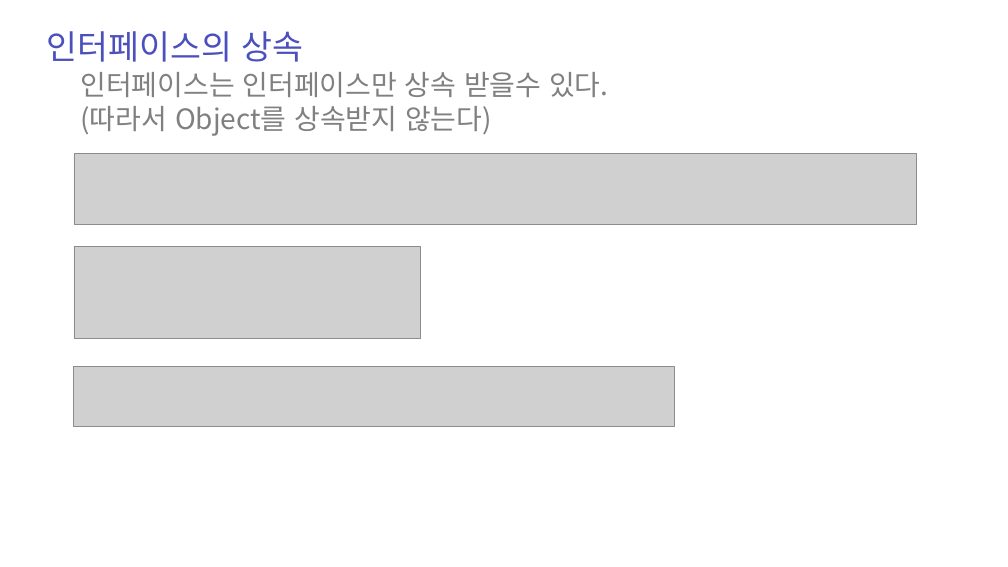
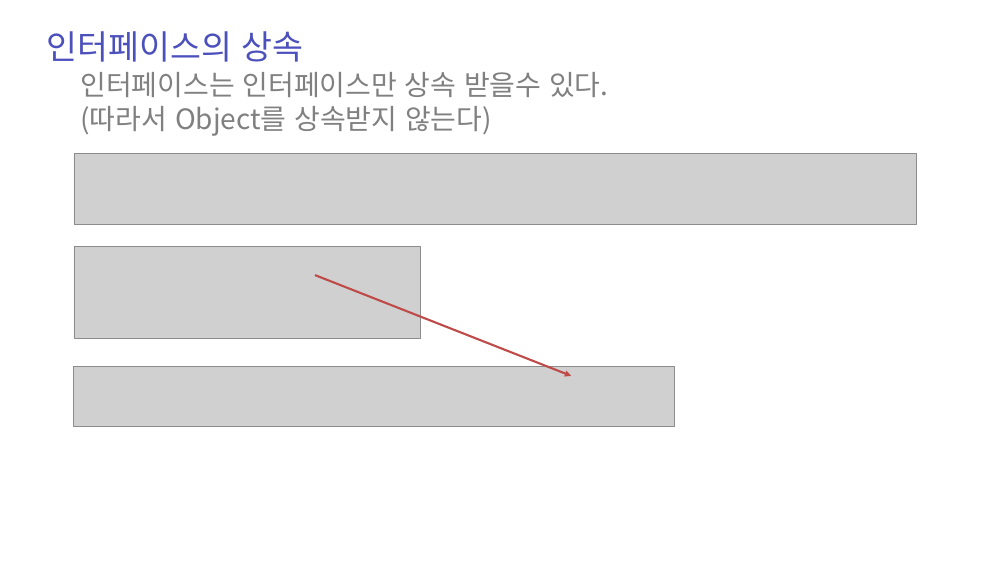
Before and after one commit to zest132/JavaLecture, a slide deck: slide 36 of JavaLecture/LectureFile/java 11강 인터페이스와다형성.pptx (slide 35 before the commit). Drawn at 1008x567 pixels with LibreOffice and Linux fonts; fonts in the diff are those of the drawing; grey boxes stand for pictures. Boxes give left, top, right and bottom in pixels: in the first picture for what was removed or moved away, otherwise in the second. Text is boxed around its words. In the diff, an @@ line names an element or a change of style, - is before the commit and + after.

```diff
--- a/JavaLecture/LectureFile/java 11강 인터페이스와다형성.pptx
+++ b/JavaLecture/LectureFile/java 11강 인터페이스와다형성.pptx
@@ arrow added from (315, 275) to (571, 376), #BF4C48 3 pt @@
```
Also in this commit, not shown: 6 other slides changed, 31 slides added, 23 slides removed, 26 other files.
